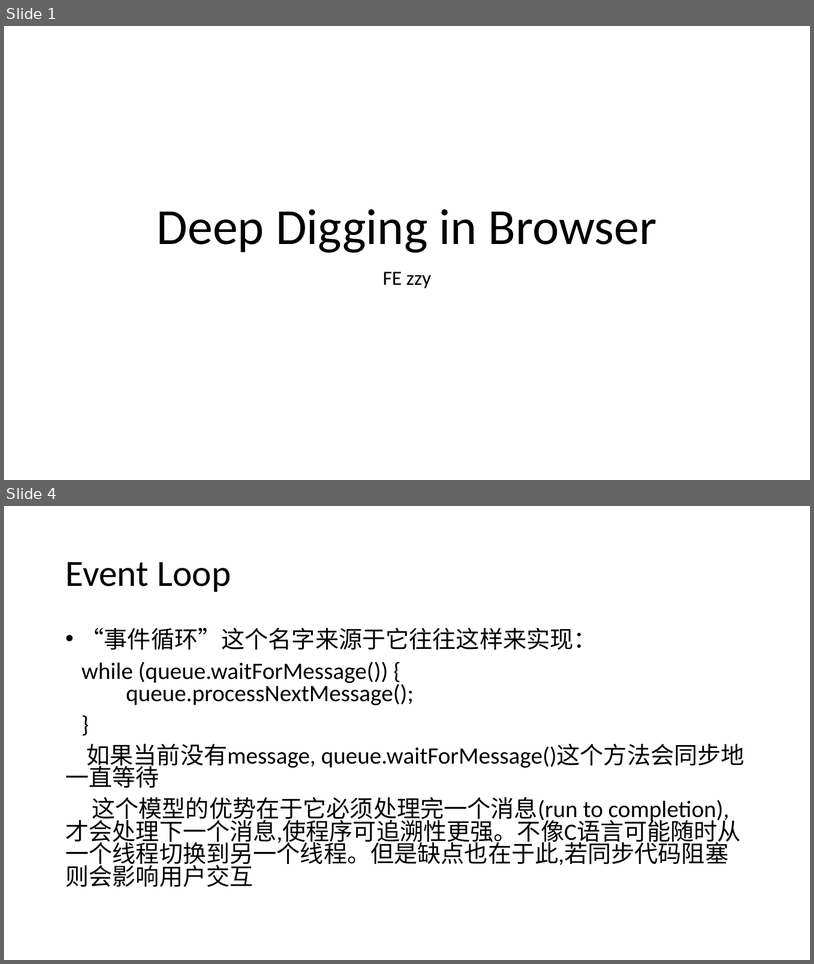
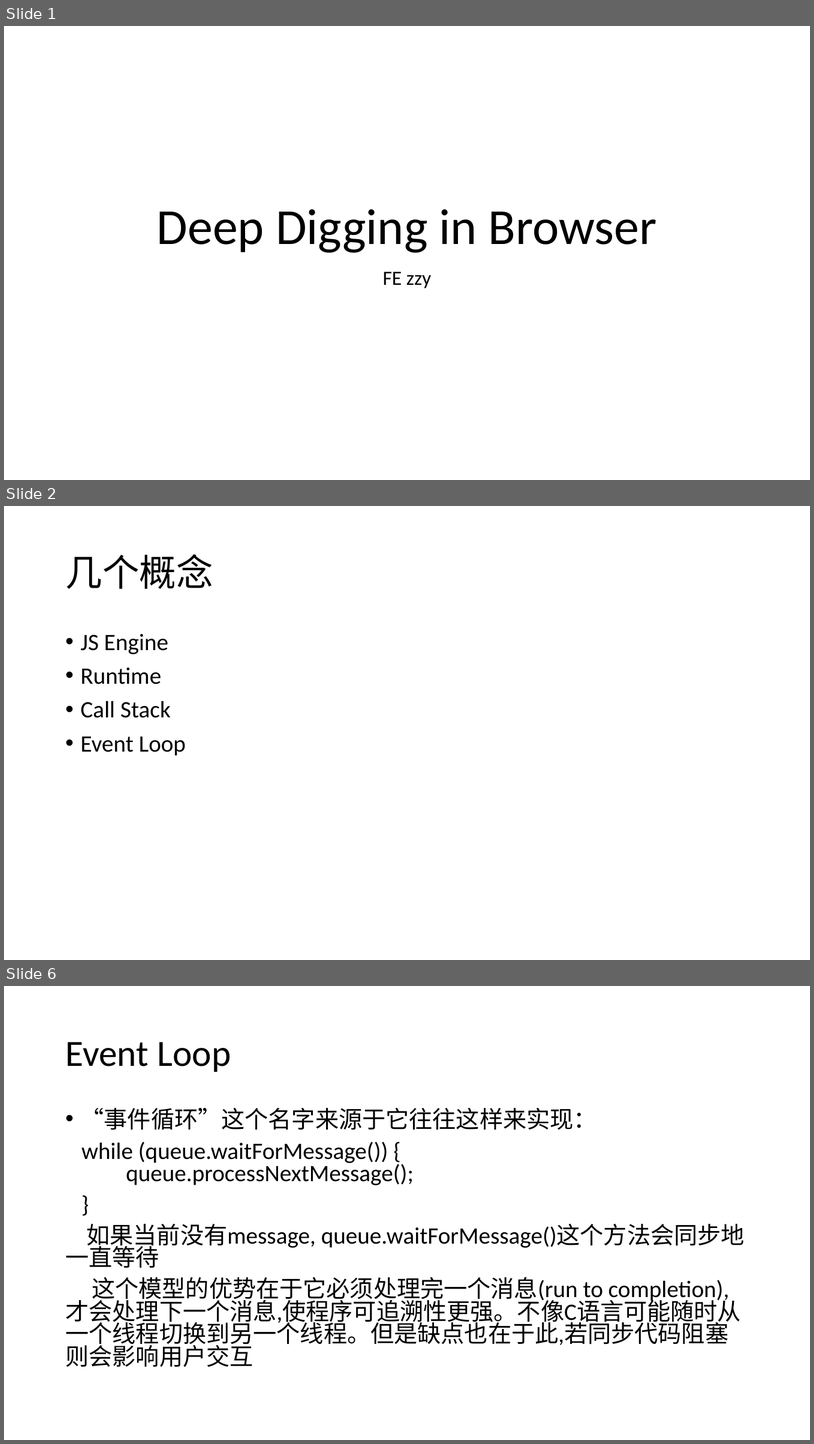
Before and after one commit to WHITE-ILMARE/Technique-Share, a slide deck: Deep Digging in Browser.pptx. Shown one above the other, each under a label of ours: slides 1 and 4 before the commit, slides 1, 2 and 6 after it; the slides between them are not shown. The pictures are 814x964 and 814x1444 pixels, drawn with LibreOffice and Linux fonts; fonts in the diff are those of the drawing. Boxes give left, top, right and bottom in pixels: in the first picture for what was removed or moved away, otherwise in the second. Text is boxed around its words. In the diff, an @@ line names an element or a change of style, - is before the commit and + after.

```diff
--- a/Deep Digging in Browser.pptx
+++ b/Deep Digging in Browser.pptx
@@ slide 2 added at (4, 506, 810, 960), background #FFFFFF @@
@@ title added at (65, 554, 213, 589), 44 pt, text #000000 @@
+几个概念
@@ text added at (81, 634, 186, 756), 28 pt, text #000000 @@
+• JS Engine
+• Runtime
+• Call Stack
+• Event Loop
@@ what was slide 4 is now slide 6 @@
```
Also in this commit, not shown: 1 slide changed, 9 other slides added, 6 slides removed, 1 other file.
